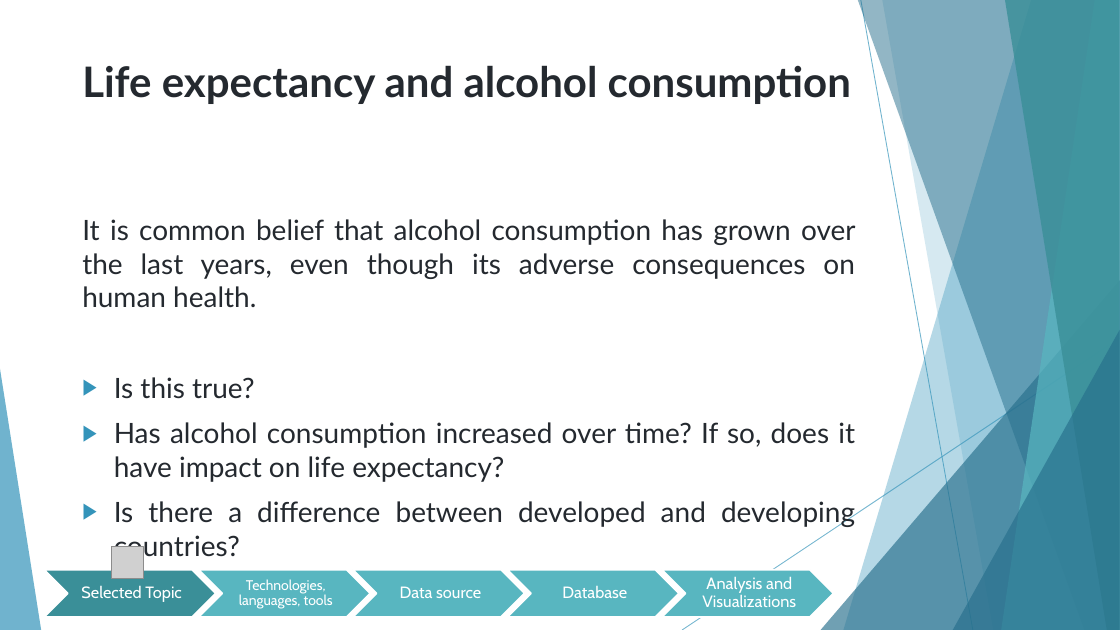
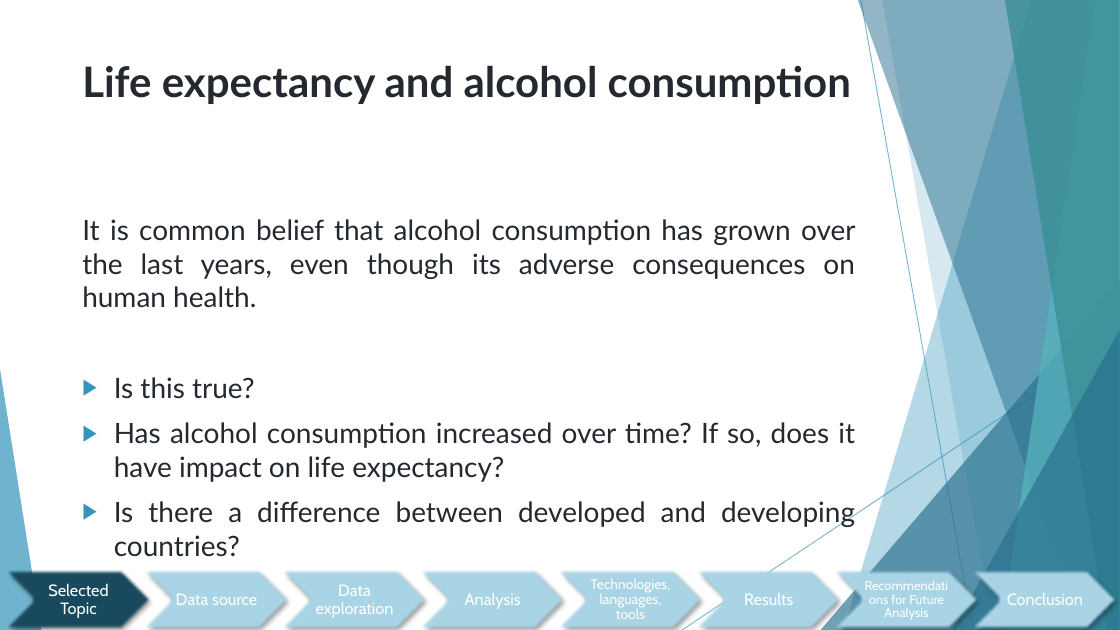
Before and after one commit to jcerda1994/Proyecto_final_1, a slide deck: slide 3 of Final Presentation.pptx. Drawn at 1120x630 pixels with LibreOffice and Linux fonts; fonts in the diff are those of the drawing; grey boxes stand for pictures. Boxes give left, top, right and bottom in pixels: in the first picture for what was removed or moved away, otherwise in the second. Text is boxed around its words. In the diff, an @@ line names an element or a change of style, - is before the commit and + after.

```diff
--- a/Final Presentation.pptx
+++ b/Final Presentation.pptx
@@ picture removed at [112, 547, 144, 579] @@
@@ chevron: place and size @@
-chevron at [45, 570, 216, 617]
+chevron at [0, 570, 154, 630]
@@ chevron at [0, 570, 154, 630]: fill #3A8F98 to #1A4A5D; outline #FFFFFF 1.5 pt to none; shadow on @@
@@ text "Selected Topic" rewrapped from [81, 585, 181, 602] to [48, 583, 108, 618] @@
@@ fill #58B6C0 to #AAD6E7; outline #FFFFFF 1.5 pt to none; shadow on in 4 elements at [691, 570, 844, 630], [553, 570, 707, 630], [414, 570, 568, 630], [138, 570, 292, 630] @@
@@ chevron: place and size @@
-chevron at [198, 570, 370, 617]
+chevron at [138, 570, 292, 630]
@@ text "Data source": place and size @@
-text "Data source" at [400, 586, 481, 598]
+text "Data source" at [176, 594, 257, 605]
@@ chevron: place and size @@
-chevron at [353, 570, 524, 617]
+chevron at [414, 570, 568, 630]
@@ chevron: place and size @@
-chevron at [507, 570, 679, 617]
+chevron at [553, 570, 707, 630]
@@ text removed at [562, 586, 627, 598] @@
-Database
@@ text "Technologies, languages, tools" rewrapped from [239, 579, 333, 609] to [591, 579, 671, 619] @@
@@ chevron: place and size @@
-chevron at [662, 570, 833, 617]
+chevron at [691, 570, 844, 630]
@@ text removed at [702, 576, 796, 607] @@
-Analysis and Visualizations
@@ group added at [276, 570, 1120, 630]: 5 texts, 3 chevrons @@
+Data exploration
+Analysis
+Results
+Recommendations for Future Analysis
+Conclusion
```
Also in this commit, not shown: 14 other slides changed, 2 slides added, 1 slide removed.
